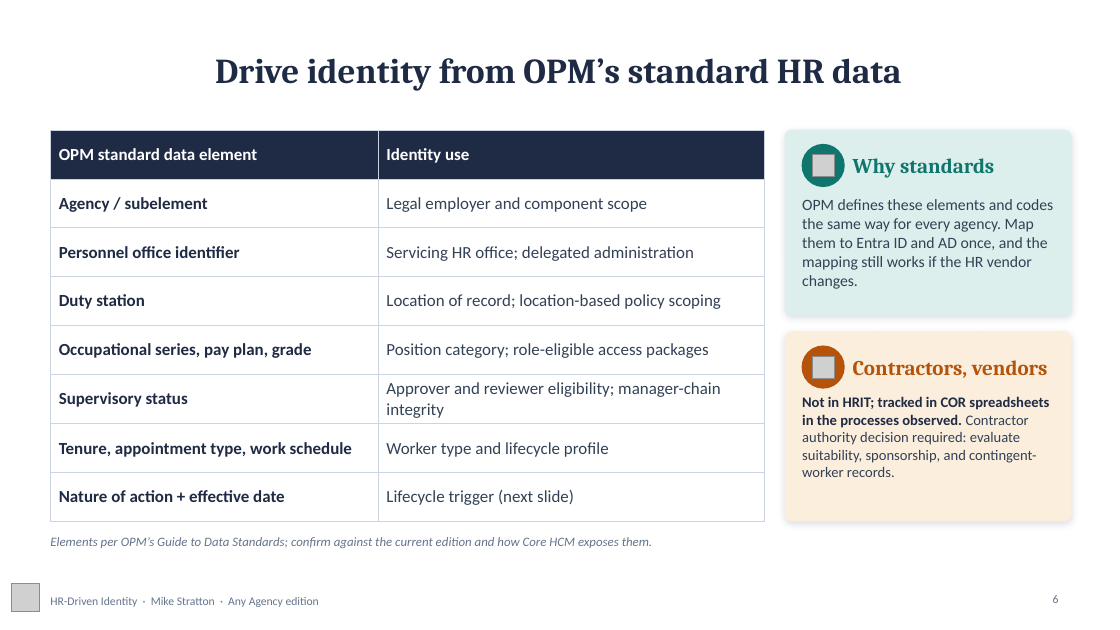
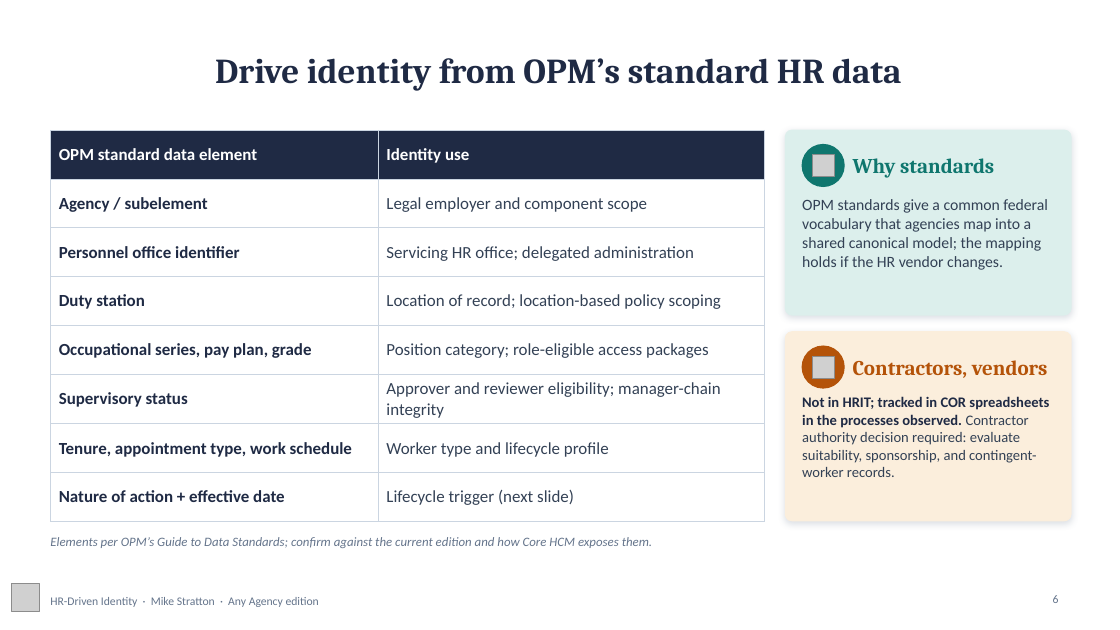
Before and after one commit to WhalerMike/modernization-workbook, a slide deck: slide 6 of presentations/hr-driven-identity-interview/HR_Driven_Identity_AnyAgency_Narrated.pptx. Drawn at 1120x630 pixels with LibreOffice and Linux fonts; fonts in the diff are those of the drawing; grey boxes stand for pictures; background and template pictures are left out. Boxes give left, top, right and bottom in pixels: in the first picture for what was removed or moved away, otherwise in the second. Text is boxed around its words. In the diff, an @@ line names an element or a change of style, - is before the commit and + after.

```diff
--- a/presentations/hr-driven-identity-interview/HR_Driven_Identity_AnyAgency_Narrated.pptx
+++ b/presentations/hr-driven-identity-interview/HR_Driven_Identity_AnyAgency_Narrated.pptx
@@ text at (x1=802, y1=199, x2=1048, y2=270): text changed @@
-OPM defines these elements and codes the same way for every agency. Map them to Entra ID and AD once, and the mapping still works if the HR vendor changes.
+OPM standards give a common federal vocabulary that agencies map into a shared canonical model; the mapping holds if the HR vendor changes.
```
Also in this commit, not shown: 6 other slides changed, 22 other files.
